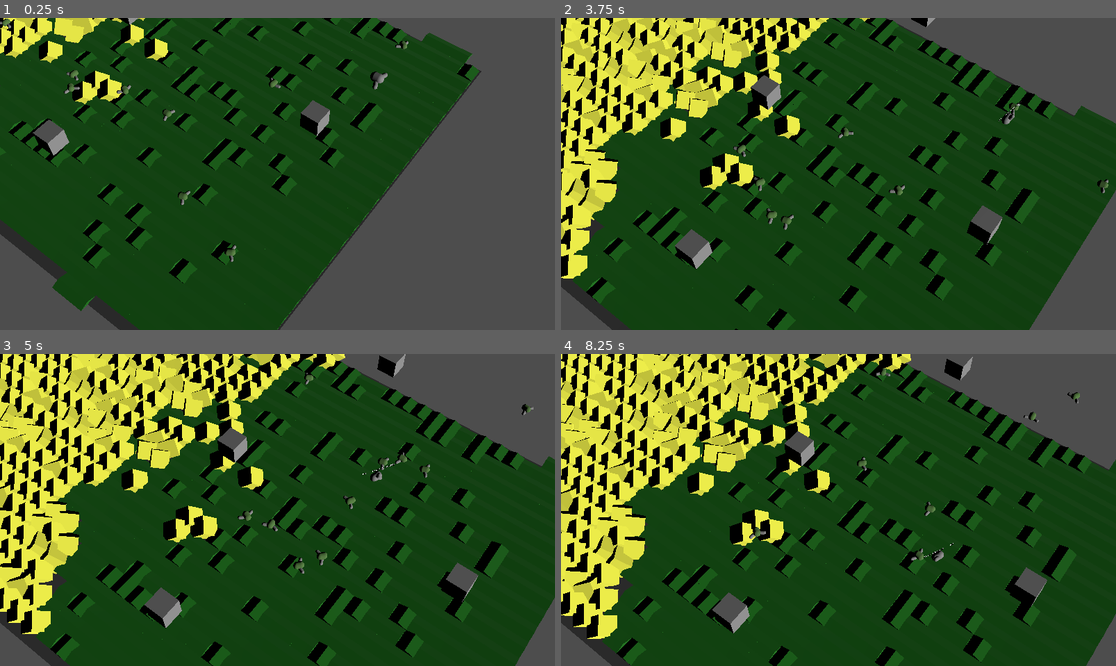
Above: before the commit, frames 1-4 (two rows, left to right).
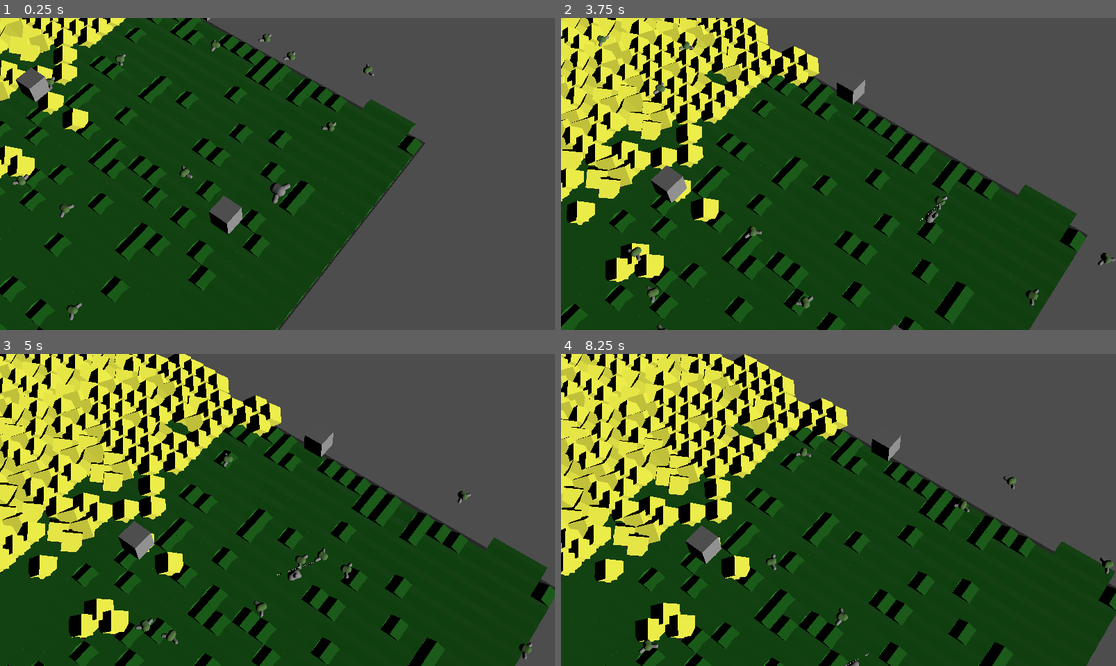
Above: after the commit, the same moments.

Repository: flatweb/gwj90Murat
Game: Godot game, scene res://game.tscn
Two runs of this game, one before a commit and one after it. Both use one fixed random seed, a clock stepped at 60 frames per second and the inputs below.
Inputs (mouse positions are in pixels of both pictures, inside the frame that each line leads up to):
- Up to frame 1 (0.25 s): no input
- Up to frame 2 (3.75 s): move the mouse to (960, 158) at 0.52 s; hold Right (droite) 0.53-1.28 s; tap Z (attente) at 0.6, 2.85 s; move the mouse to (727, 189) at 1.27 s; hold Down (bas) 1.28-2.03 s; tap C (camera) at 1.35, 3.6 s; move the mouse to (894, 105) at 2.02 s; hold Space (decolle) 2.03-2.78 s; hold Right (droite) 2.03-3.53 s; move the mouse to (810, 236) at 2.77 s; move the mouse to (1005, 220) at 3.52 s; hold Left (gauche) from 3.53 s (still down)
- Up to frame 3 (5 s): keep holding Left (gauche); move the mouse to (111, 463) at 4.27 s; tap Space (decolle) at 4.35 s
- Up to frame 4 (8.25 s): move the mouse to (866, 510) at 5.02 s; release Left (gauche) at 5.03 s; hold Down (bas) 5.03-5.78 s; tap Z (attente) at 5.1, 7.35 s; move the mouse to (755, 432) at 5.77 s; hold Right (droite) 5.78-8.03 s; tap C (camera) at 5.85, 8.1 s; move the mouse to (960, 494) at 6.52 s; hold Space (decolle) 6.53-7.28 s; move the mouse to (727, 525) at 7.27 s; move the mouse to (894, 441) at 8.02 s; hold Down (bas) from 8.03 s (still down)

The runs differ from the first frame. In frame 1, 29% of the frame differs, in the area x 0-87%, y 0-100%; in frame 2, 49%; in frame 3, 53%; in frame 4, 53%, in the area x 0-100%, y 0-100%.

Commit message:
Repositionnement latérale de la caméra pour avoir l'oiseau au milieu

Diff:
--- a/game.tscn
+++ b/game.tscn
@@ -50,7 +50,7 @@
 transform = Transform3D(1, 0, 0, 0, 1, 0, 0, 0, 1, 0, 10, 100)
 
 [node name="Camera3D" type="Camera3D" parent="." unique_id=295921986]
-transform = Transform3D(0.60181504, 0.6675055, -0.43846917, 0, 0.54902285, 0.8358074, 0.79863554, -0.50300145, 0.3304102, -17.108107, 30.819828, 107.79487)
+transform = Transform3D(0.60181504, 0.6675055, -0.43846914, 0, 0.54902285, 0.83580744, 0.79863554, -0.50300145, 0.33041018, -10.385426, 30.819828, 107.79487)
 current = true
 fov = 26.0
 far = 1000.0
